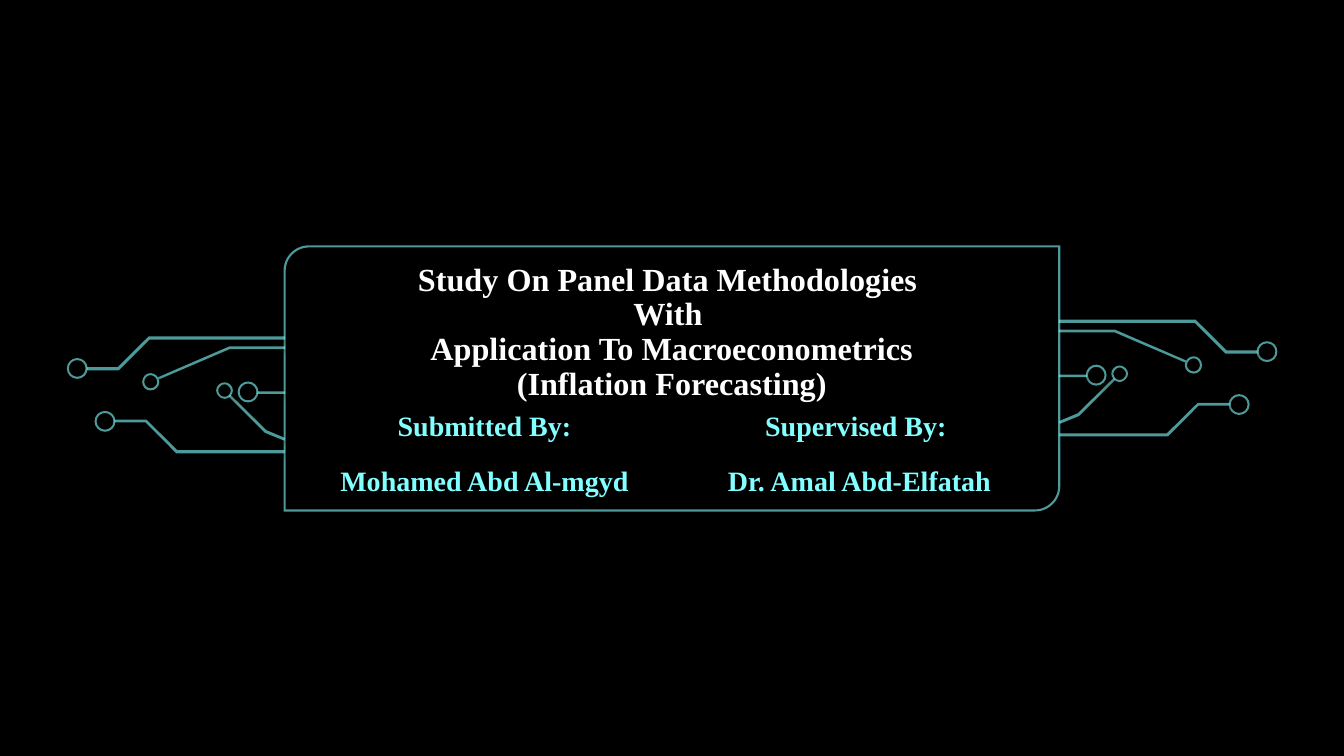
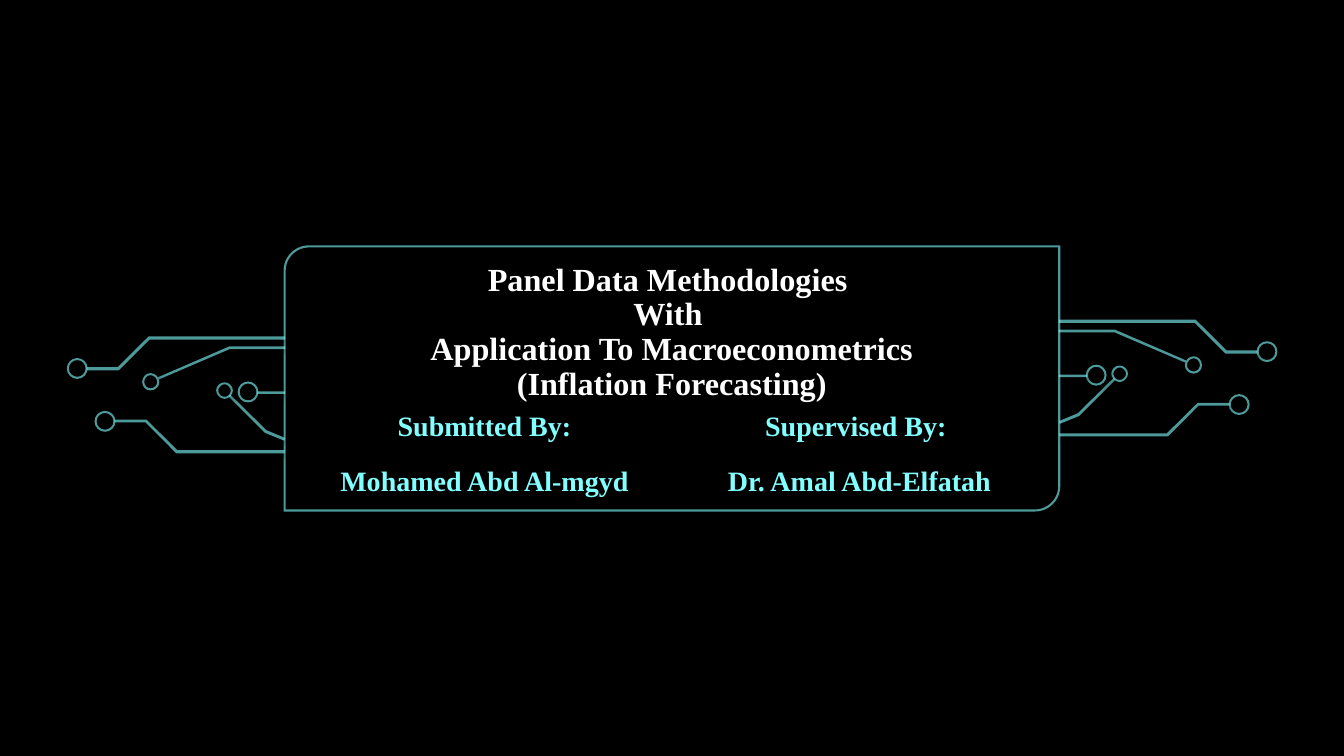
Before and after one commit to MohamedataS/Inflation-Forecasting-PanelModels, a slide deck: slide 1 of 07-Report/Presentation.pptx. Drawn at 1344x756 pixels with LibreOffice and Linux fonts; fonts in the diff are those of the drawing; background and template pictures are left out. Boxes give left, top, right and bottom in pixels: in the first picture for what was removed or moved away, otherwise in the second. Text is boxed around its words. In the diff, an @@ line names an element or a change of style, - is before the commit and + after.

```diff
--- a/07-Report/Presentation.pptx
+++ b/07-Report/Presentation.pptx
@@ title at [430, 268, 913, 402]: text changed @@
-Study On Panel Data Methodologies
-With
-Application To Macroeconometrics
-(Inflation Forecasting)
+Panel Data Methodologies
+With
+Application To Macroeconometrics
+(Inflation Forecasting)
```
Also in this commit, not shown: 24 slides added, 1 slide removed, 9 other files.
